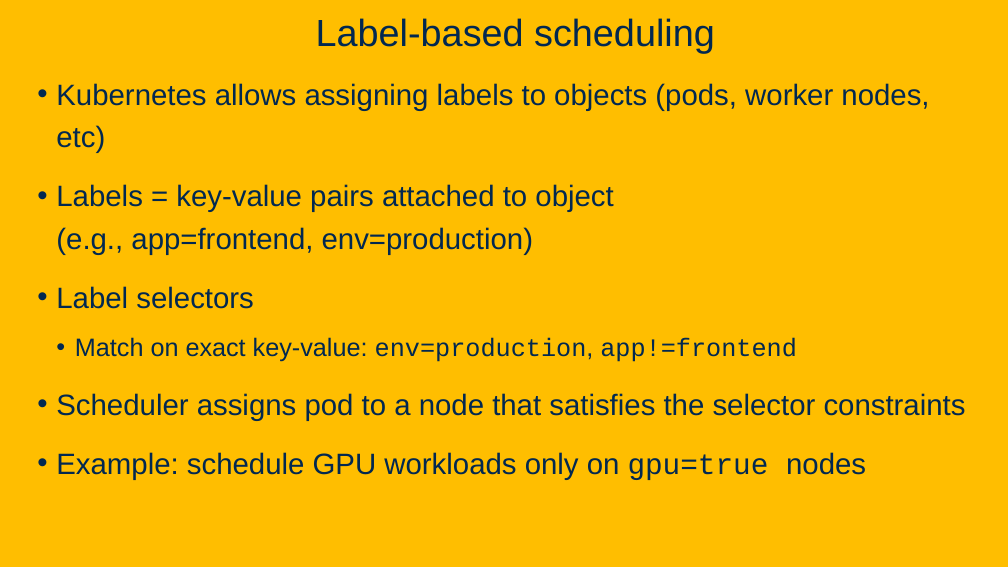
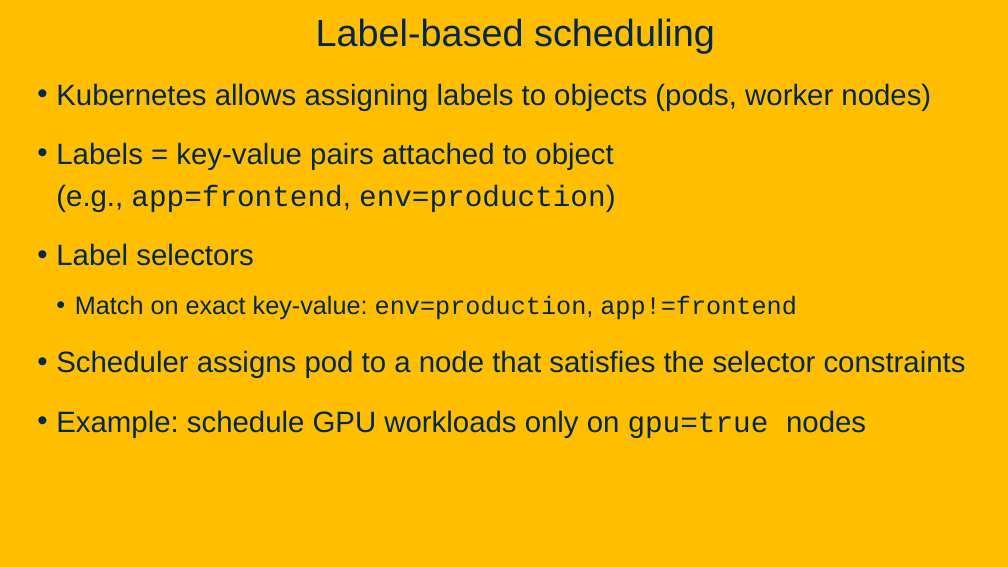
Before and after one commit to davsec-teaching/W26_ECS_160, a slide deck: slide 31 of slides/Kubernetes.pptx (slide 30 before the commit). Drawn at 1008x567 pixels with LibreOffice and Linux fonts; fonts in the diff are those of the drawing; background and template pictures are left out. Boxes give left, top, right and bottom in pixels: in the first picture for what was removed or moved away, otherwise in the second. Text is boxed around its words. In the diff, an @@ line names an element or a change of style, - is before the commit and + after.

Commit message:
nits in Kubernetes slides, WIP software testing

```diff
--- a/slides/Kubernetes.pptx
+++ b/slides/Kubernetes.pptx
@@ text at [56, 83, 931, 111]: text changed @@
-• Kubernetes allows assigning labels to objects (pods, worker nodes, etc)
+• Kubernetes allows assigning labels to objects (pods, worker nodes)
@@ text at [56, 142, 615, 212]: font Arial to Courier New in "app=frontend, env=production)" @@
```
Also in this commit, not shown: 16 other slides changed, 7 slides added, 1 slide removed, 1 other file.
